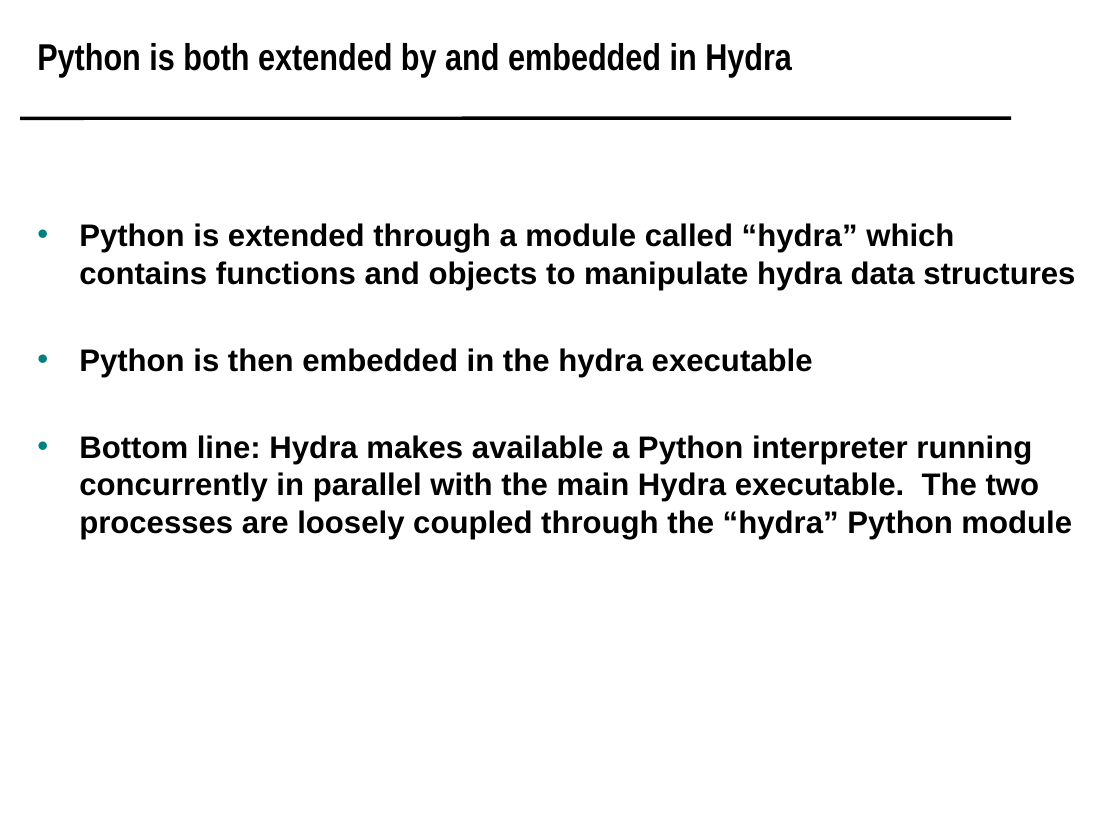
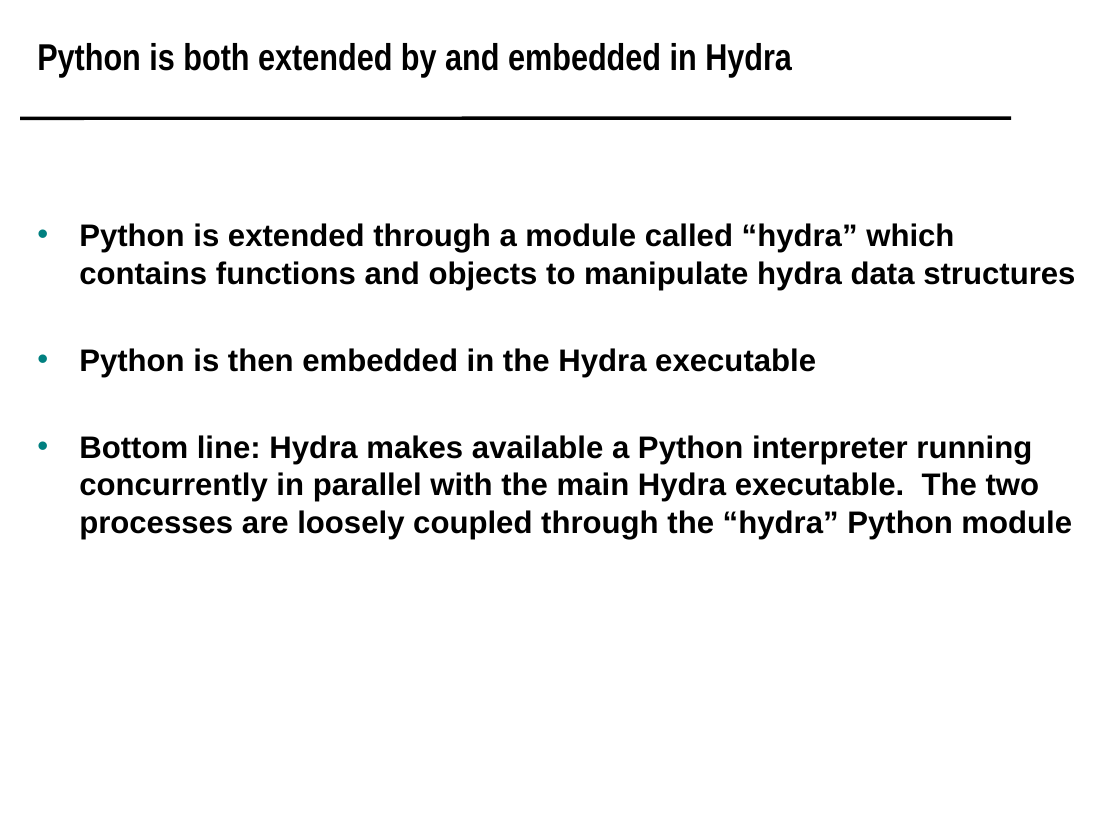
Before and after one commit to scipy-conference/scipy_proceedings, a slide deck: slide 10 of papers/koningterry/slides.pptx. Drawn at 1120x840 pixels with LibreOffice and Linux fonts; fonts in the diff are those of the drawing; background and template pictures are left out. Boxes give left, top, right and bottom in pixels: in the first picture for what was removed or moved away, otherwise in the second. Text is boxed around its words. In the diff, an @@ line names an element or a change of style, - is before the commit and + after.

Commit message:
updated slides

```diff
--- a/papers/koningterry/slides.pptx
+++ b/papers/koningterry/slides.pptx
@@ text at (79, 348, 816, 377): text changed @@
-• Python is then embedded in the hydra executable
+• Python is then embedded in the Hydra executable
```
Also in this commit, not shown: 1 other slide changed.
